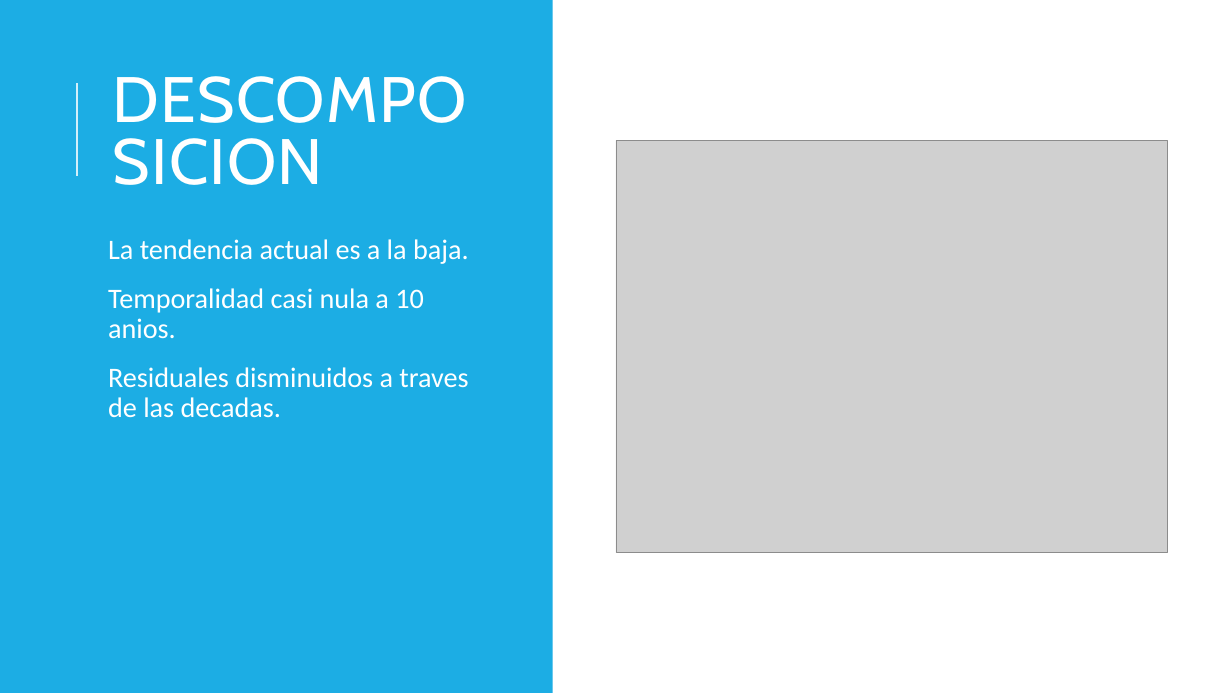
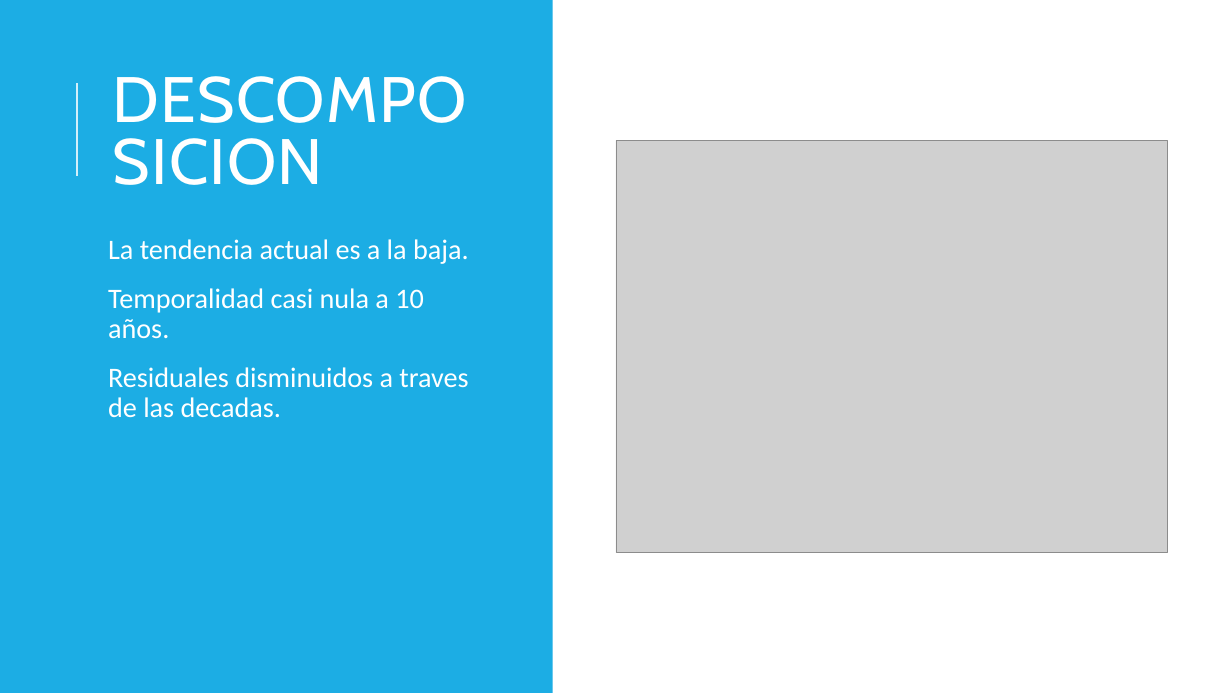
Before and after one commit to llasso05/Proyecto_Final_Modelos_Predictivos, a slide deck: slide 5 of Deliverables/PresentationFinal.pptx. Drawn at 1232x693 pixels with LibreOffice and Linux fonts; fonts in the diff are those of the drawing; grey boxes stand for pictures. Boxes give left, top, right and bottom in pixels: in the first picture for what was removed or moved away, otherwise in the second. Text is boxed around its words. In the diff, an @@ line names an element or a change of style, - is before the commit and + after.

```diff
--- a/Deliverables/PresentationFinal.pptx
+++ b/Deliverables/PresentationFinal.pptx
@@ text at [108,288,424,338]: text changed @@
-Temporalidad casi nula a 10 anios.
+Temporalidad casi nula a 10 años.
```
Also in this commit, not shown: 4 other slides changed, 1 other file.
